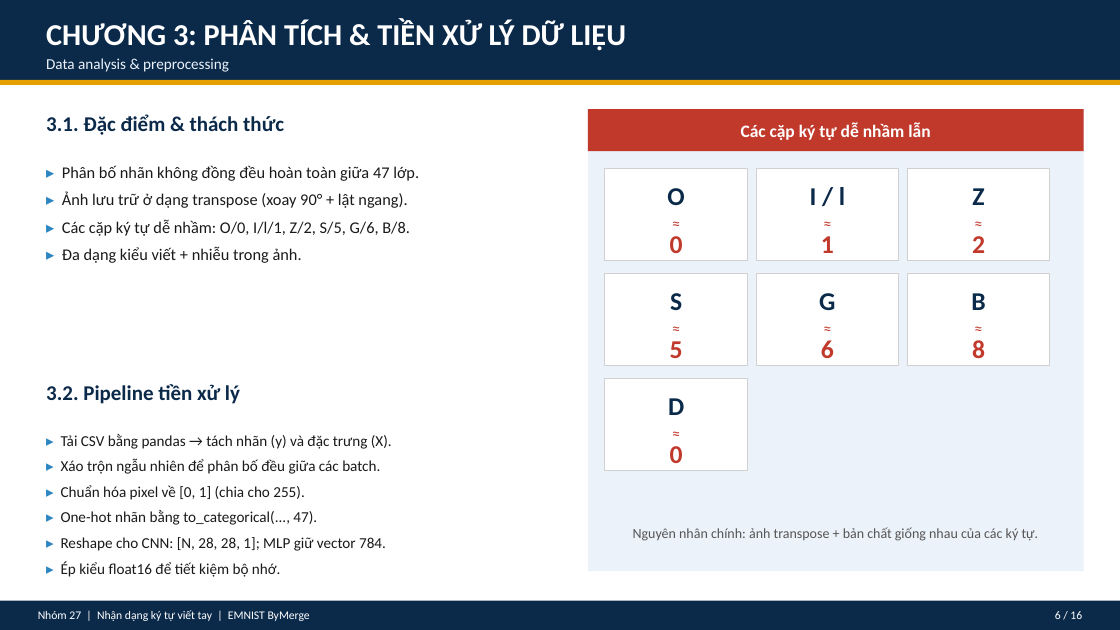
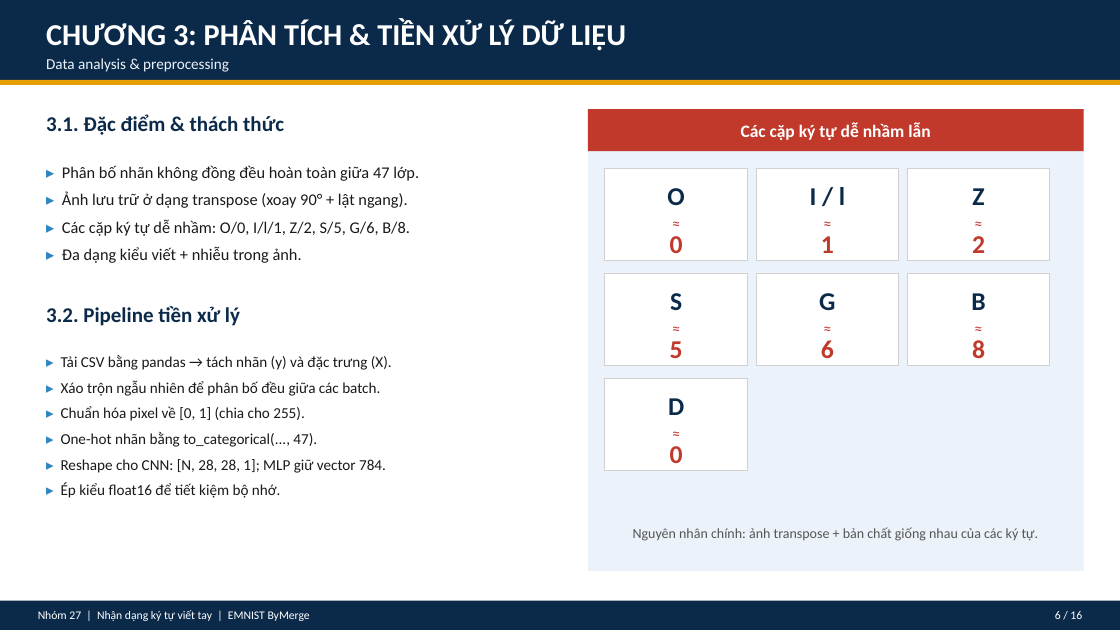
Before and after one commit to LuminNguyen0402/Character-recognition-PTIT, a slide deck: slide 6 of Slide_NhanDangKyTuVietTay.pptx. Drawn at 1120x630 pixels with LibreOffice and Linux fonts; fonts in the diff are those of the drawing. Boxes give left, top, right and bottom in pixels: in the first picture for what was removed or moved away, otherwise in the second. Text is boxed around its words. In the diff, an @@ line names an element or a change of style, - is before the commit and + after.

```diff
--- a/Slide_NhanDangKyTuVietTay.pptx
+++ b/Slide_NhanDangKyTuVietTay.pptx
@@ text "3.2. Pipeline tiền xử lý": place and size @@
-text "3.2. Pipeline tiền xử lý" at box(46, 384, 240, 404)
+text "3.2. Pipeline tiền xử lý" at box(46, 306, 240, 326)
@@ text "▸ Tải CSV bằng pandas ...": place and size @@
-text "▸ Tải CSV bằng pandas ..." at box(61, 434, 392, 577)
+text "▸ Tải CSV bằng pandas ..." at box(61, 355, 392, 498)
```
Also in this commit, not shown: 6 other slides changed, 2 other files.
